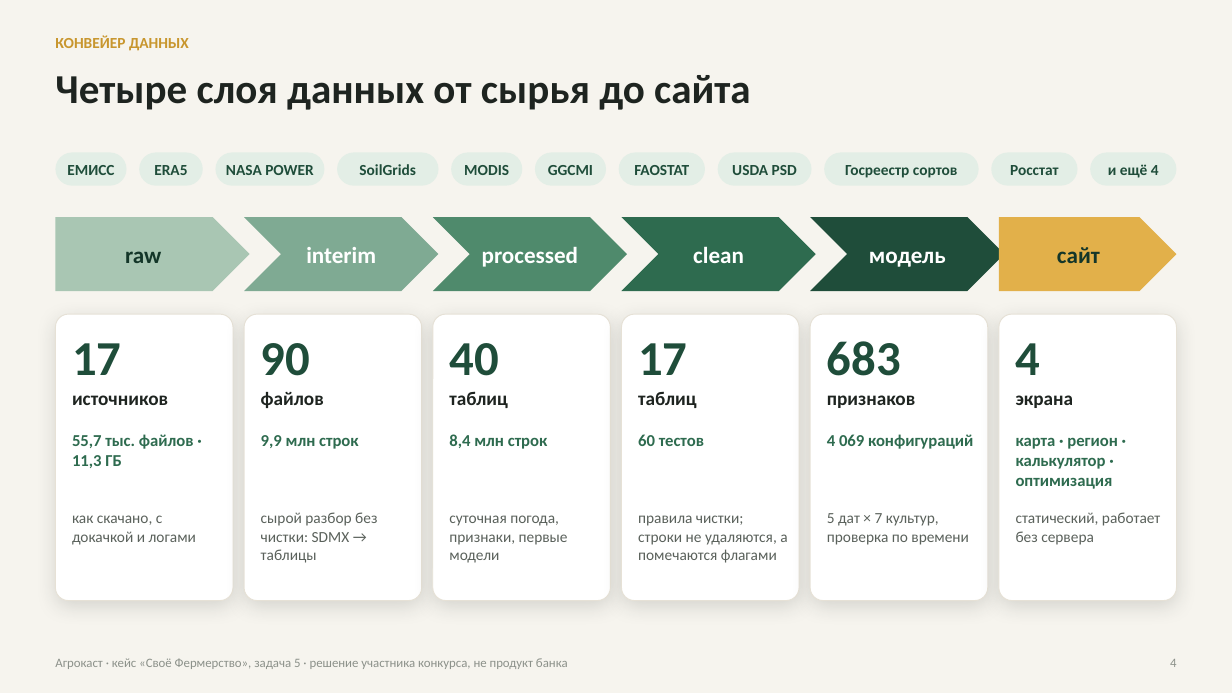
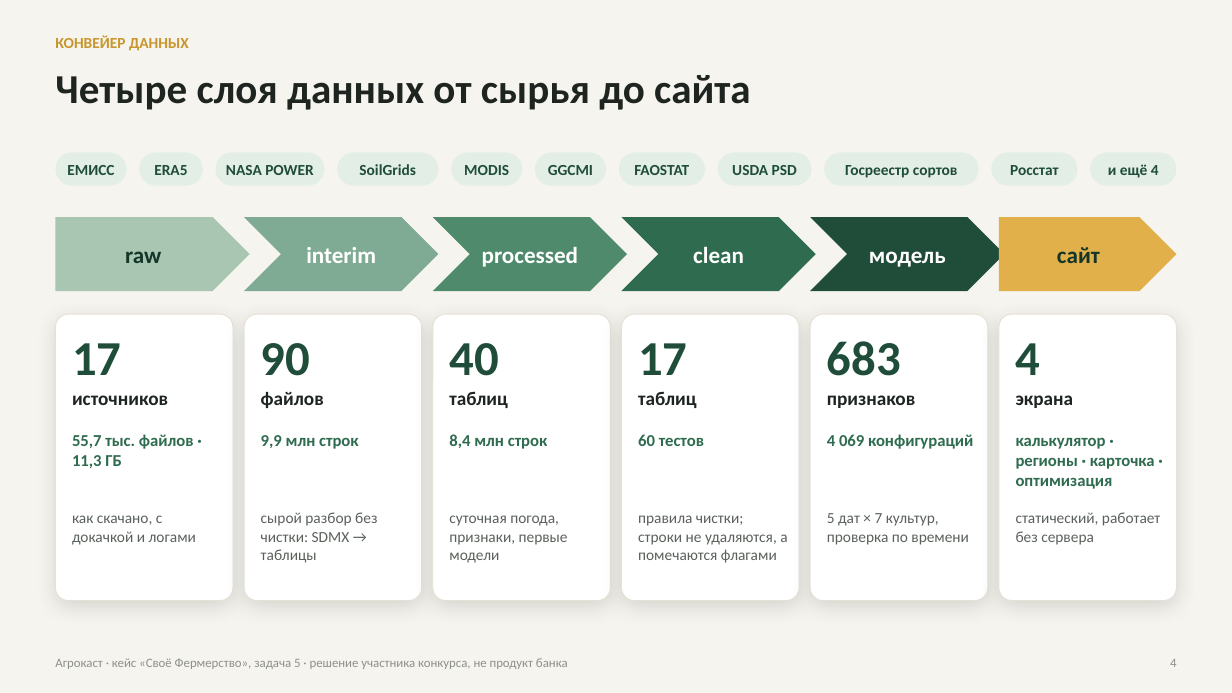
Before and after one commit to Parampaika/AgroCast, a slide deck: slide 4 of deck/out/agrokast_presentation.pptx. Drawn at 1232x693 pixels with LibreOffice and Linux fonts; fonts in the diff are those of the drawing. Boxes give left, top, right and bottom in pixels: in the first picture for what was removed or moved away, otherwise in the second. Text is boxed around its words. In the diff, an @@ line names an element or a change of style, - is before the commit and + after.

```diff
--- a/deck/out/agrokast_presentation.pptx
+++ b/deck/out/agrokast_presentation.pptx
@@ text at (1016,437,1155,489): text changed @@
-карта · регион · калькулятор · оптимизация
+калькулятор · регионы · карточка · оптимизация
```
Also in this commit, not shown: 5 other slides changed, 9 other files.
